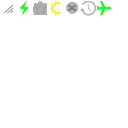
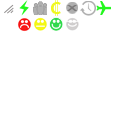
Layer changes from the first 128x128 image to the second:
added layer "veryhigh" above "low" over (66, 17, 79, 31)
added layer "low" above "medium" over (17, 18, 32, 32)
added layer "medium" above "high" over (34, 17, 47, 31)
added layer "high" above "person" over (49, 17, 63, 31)
